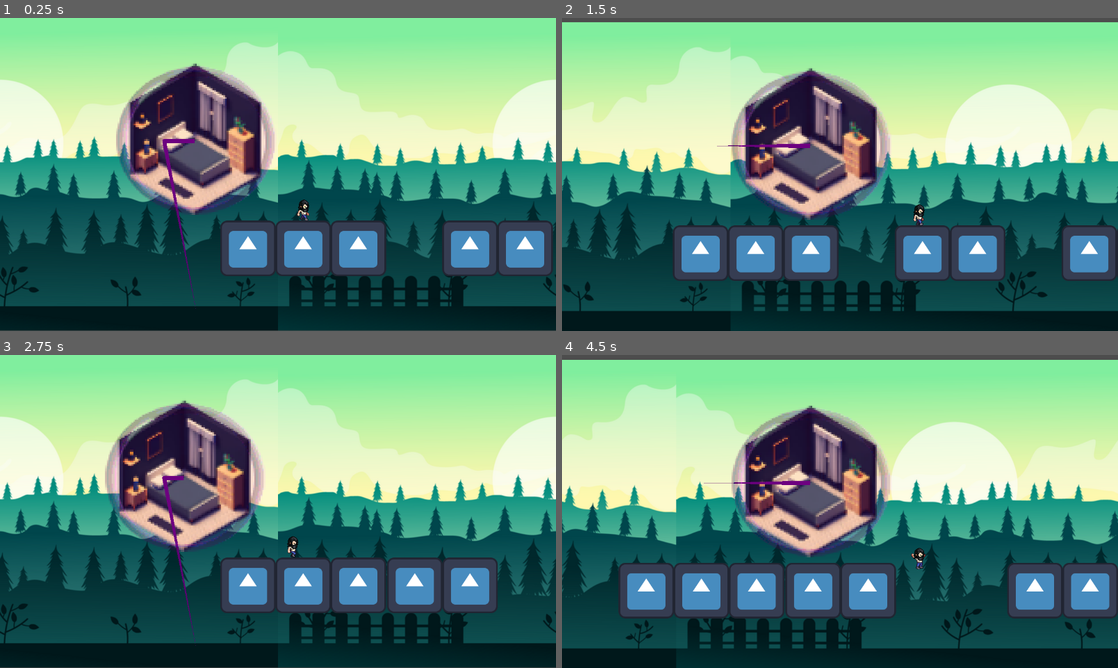
Above: before the commit, frames 1-4 (two rows, left to right).
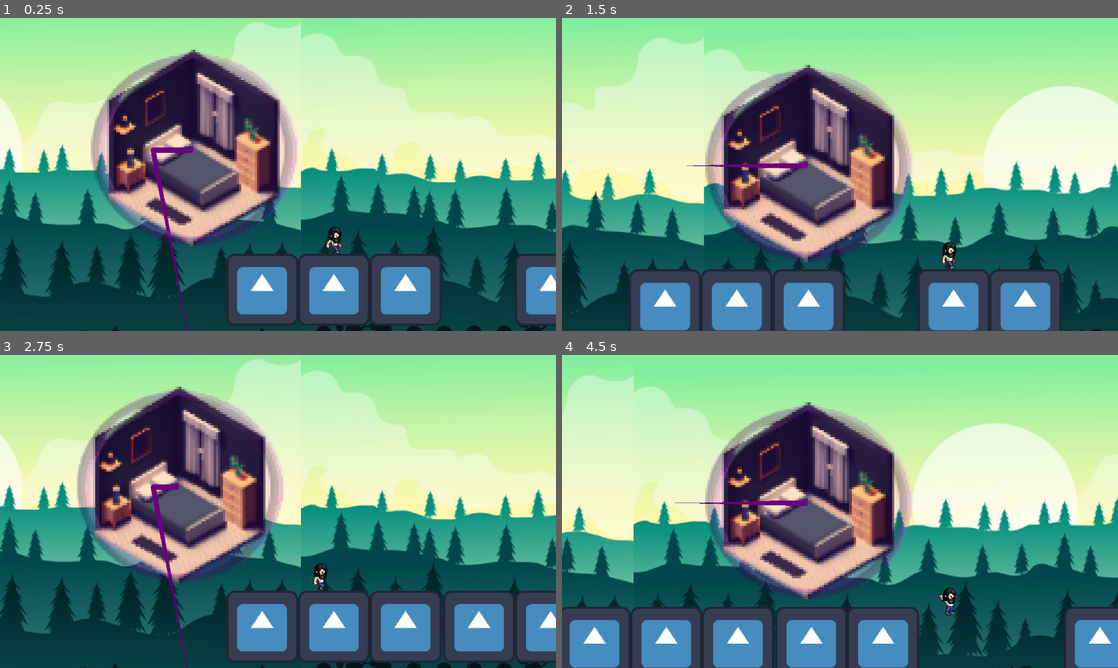
Above: after the commit, the same moments.

Repository: Narrop/Jame-Gam-17
Game: Godot game, scene res://Scenes/Levels/Level1.tscn
The game is run twice, just before and just after one commit, with the same random seed, the same clock (stepped at 60 frames per second) and the same inputs. The engine's default icon, where the game draws it, is replaced by a stand-in: a white triangle on a blue panel in a dark square.
Inputs:
- Up to frame 1 (0.25 s): no input
- Up to frame 2 (1.5 s): tap Enter (ui_accept) at 0.5, 0.77 s; hold Right (ui_right) from 0.53 s (still down)
- Up to frame 3 (2.75 s): tap Enter (ui_accept) at 1.52 s; release Right (ui_right) at 2.03 s; hold Left (ui_left) from 2.03 s (still down)
- Up to frame 4 (4.5 s): release Left (ui_left) at 2.78 s; hold Right (ui_right) 2.78-4.28 s; tap Enter (ui_accept) at 3.02, 3.77 s; hold Left (ui_left) from 4.28 s (still down)

The runs differ from the first frame. In frame 1, 59% of the frame differs, in the area x 0-100%, y 1-100%; in frame 2, 61%; in frame 3, 60%; in frame 4, 62%, in the area x 0-100%, y 0-100%.

Commit message:
Update Level1.tscn

Diff:
--- a/Scenes/Levels/Level1.tscn
+++ b/Scenes/Levels/Level1.tscn
@@ -27,10 +27,10 @@
 
 [node name="Player" parent="." instance=ExtResource("3_2htcg")]
 position = Vector2(-5, -95)
-metadata/_edit_group_ = true
 
 [node name="Camera2D" type="Camera2D" parent="Player"]
-position = Vector2(0, -75)
+position = Vector2(-41, -109)
+zoom = Vector2(1.3, 1.3)
 position_smoothing_enabled = true
 drag_horizontal_enabled = true
 drag_vertical_enabled = true
